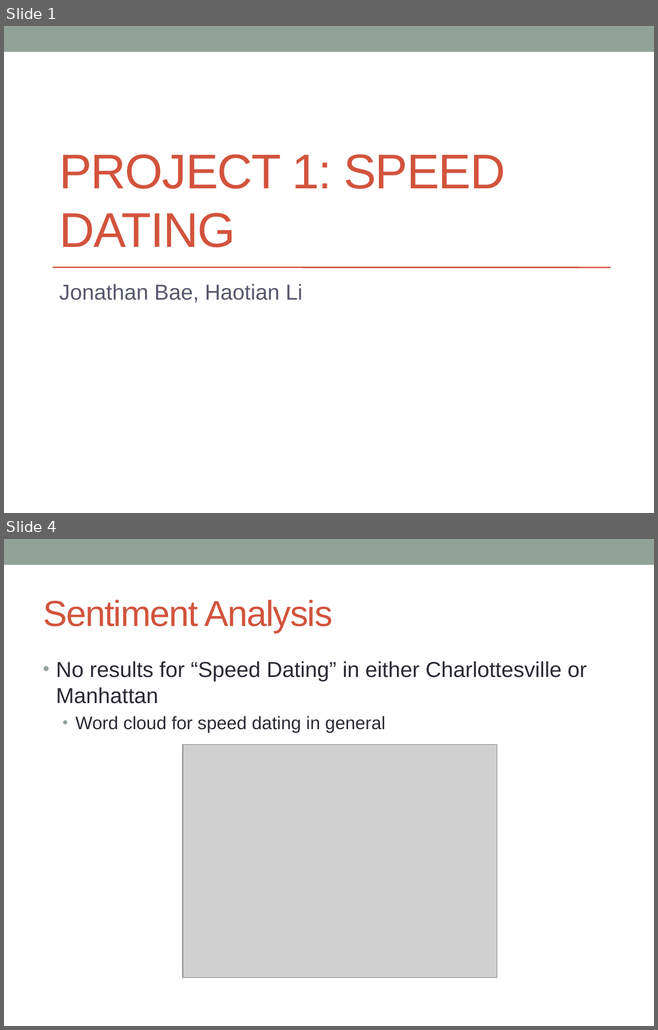
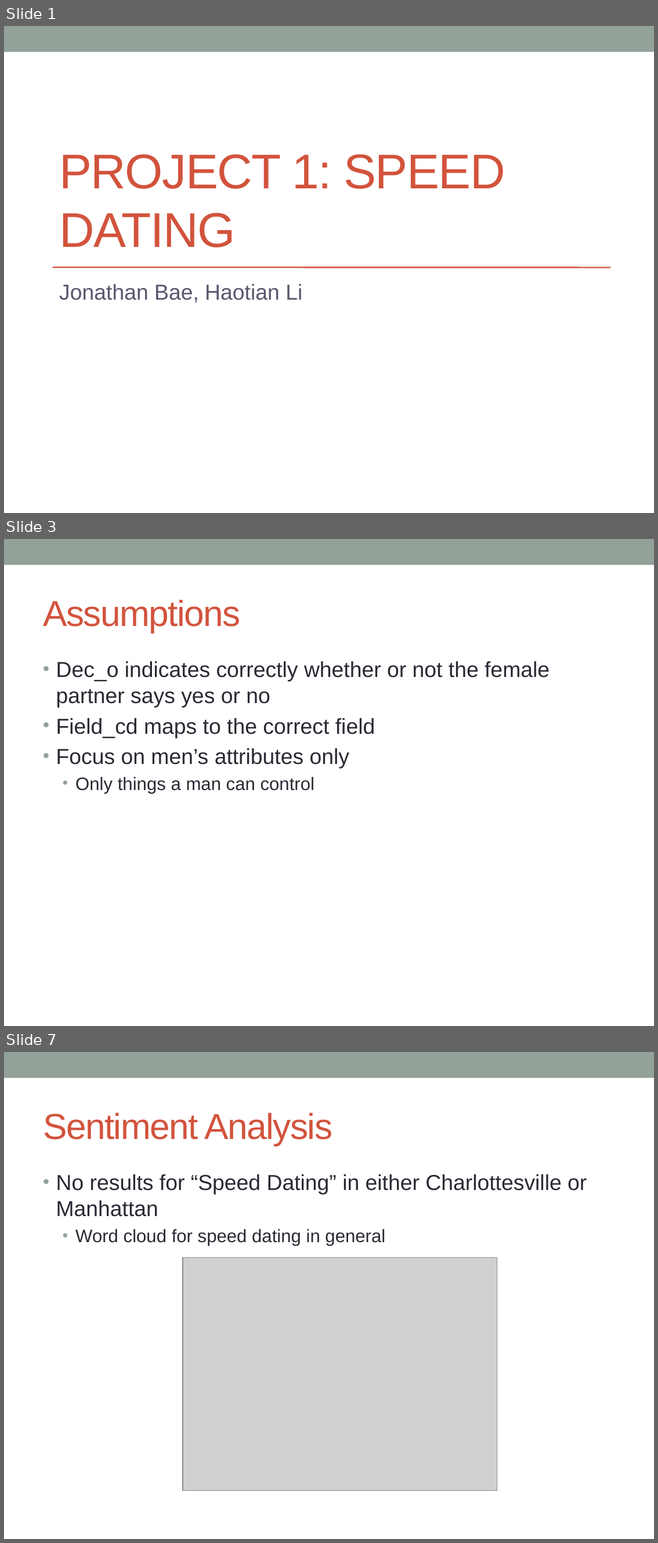
Before and after one commit to jonathanbae/4559Project1, a slide deck: baej.lih.project-1.pptx. Shown one above the other, each under a label of ours: slides 1 and 4 before the commit, slides 1, 3 and 7 after it; the slides between them are not shown. The pictures are 658x1030 and 658x1543 pixels, drawn with LibreOffice and Linux fonts; fonts in the diff are those of the drawing; grey boxes stand for pictures. Boxes give left, top, right and bottom in pixels: in the first picture for what was removed or moved away, otherwise in the second. Text is boxed around its words. In the diff, an @@ line names an element or a change of style, - is before the commit and + after.

```diff
--- a/baej.lih.project-1.pptx
+++ b/baej.lih.project-1.pptx
@@ slide 3 added at <box>4,539,654,1026</box>, background #FFFFFF; not listed: 1 template element that a slide beside it also shows @@
@@ title added at <box>43,600,240,633</box>, 40 pt, text #D2533C @@
+Assumptions
@@ text added at <box>56,661,549,794</box>, 24 pt, text #292934 @@
+• Dec_o indicates correctly whether or not the female partner says yes or no
+• Field_cd maps to the correct field
+• Focus on men’s attributes only
+  • Only things a man can control
@@ what was slide 4 is now slide 7 @@
```
Also in this commit, not shown: 1 slide changed, 3 other slides added, 1 slide removed, 1 other file.
